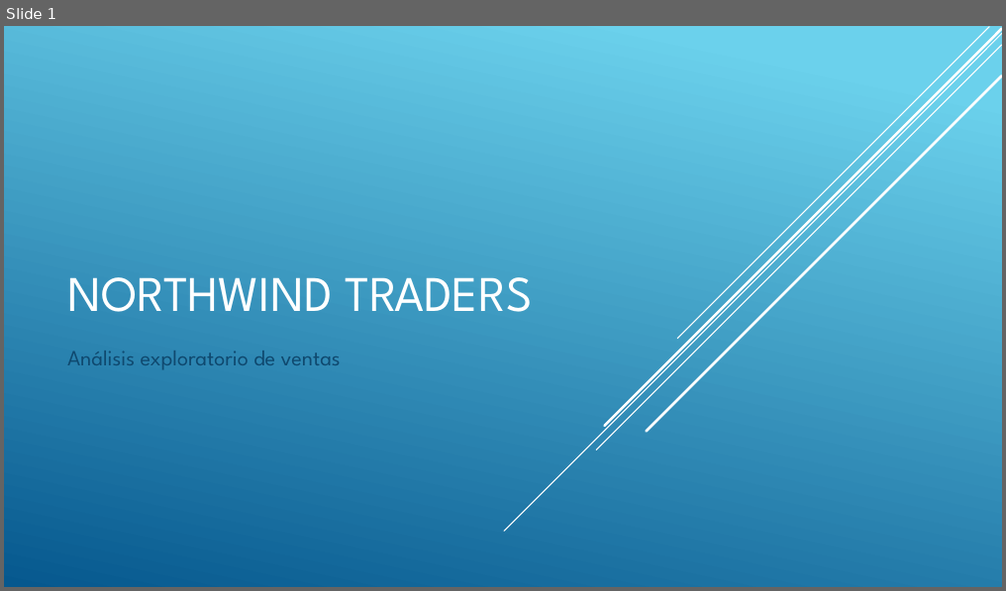
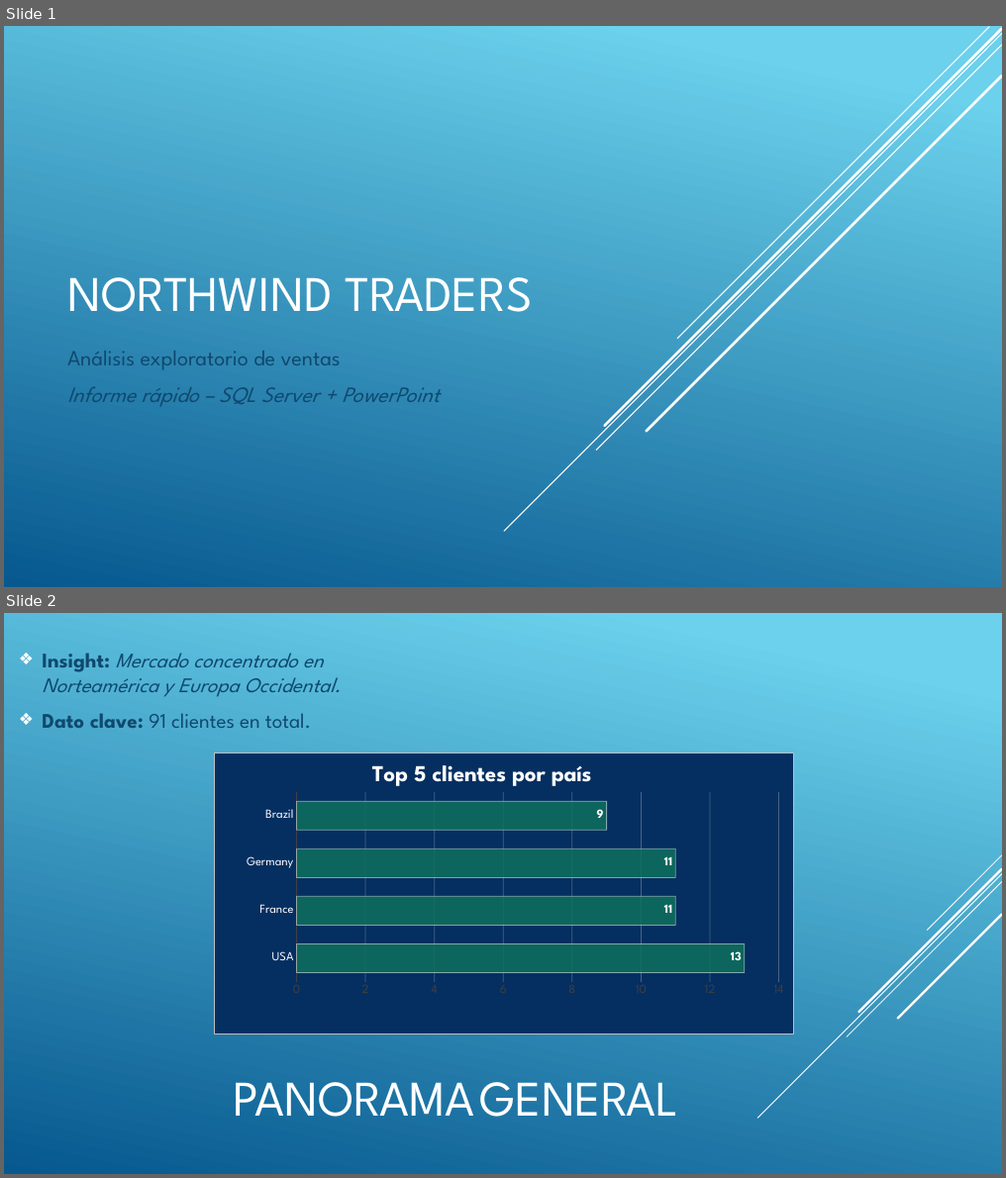
Before and after one commit to FedericoLami/NorthWind, a slide deck: Northwind traders.pptx. Shown one above the other, each under a label of ours: slide 1 before the commit, slides 1 and 2 after it. The pictures are 1006x591 and 1006x1178 pixels, drawn with LibreOffice and Linux fonts; fonts in the diff are those of the drawing. Boxes give left, top, right and bottom in pixels: in the first picture for what was removed or moved away, otherwise in the second. Text is boxed around its words. In the diff, an @@ line names an element or a change of style, - is before the commit and + after.

```diff
--- a/Northwind traders.pptx
+++ b/Northwind traders.pptx
@@ slide 2 added at <box>4,613,1002,1174</box>, background gradient #6ED2EB to #06588E @@
@@ text added at <box>42,653,342,728</box>, 20 pt, text #0F496F, italic @@
+❖ Insight: Mercado concentrado en Norteamérica y Europa Occidental.
+❖ Dato clave: 91 clientes en total.
@@ bar chart added at <box>214,753,795,1035</box> @@
+title "Top 5 clientes por país "
+categories: USA, France, Germany, Brazil
+Series 1: 13, 11, 11, 9
@@ group added at <box>757,856,1002,1118</box>: 5 lines @@
@@ text added at <box>234,1082,679,1117</box>, 48 pt, text #FFFFFF @@
+PANORAMA GENERAL
@@ slide 1 changed as well @@
@@ subtitle at <box>67,387,440,406</box>: paragraph added @@
+Informe rápido – SQL Server + PowerPoint
```
Also in this commit, not shown: 2 other slides added, 1 slide removed.
